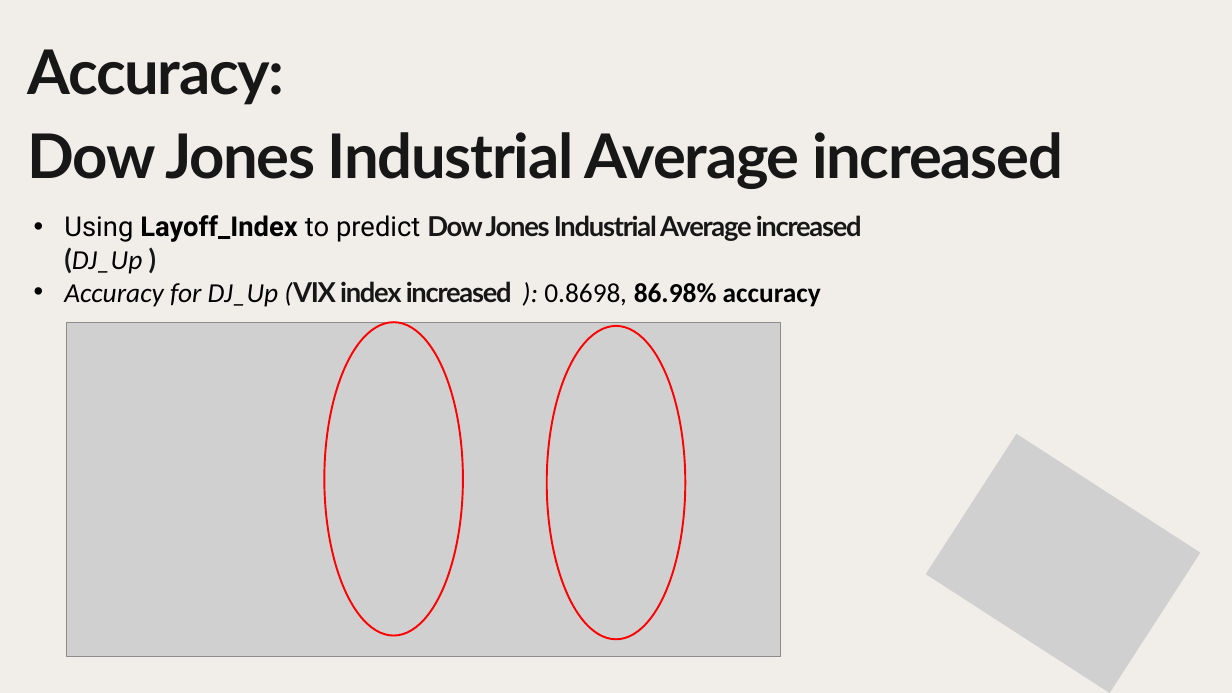
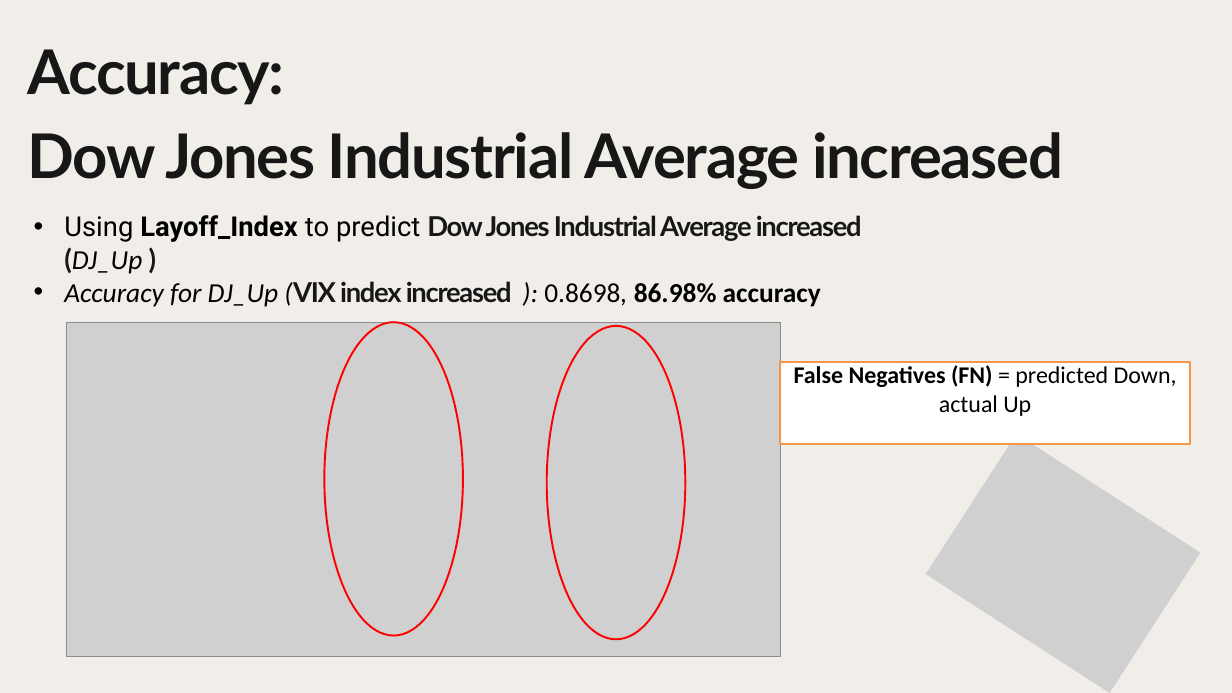
Before and after one commit to Alice-Jhang-spaces/Economic-Predictions-By-Layoffs, a slide deck: slide 9 of slide/Economic_by_layoffs.pptx (slide 14 before the commit). Drawn at 1232x693 pixels with LibreOffice and Linux fonts; fonts in the diff are those of the drawing; grey boxes stand for pictures. Boxes give left, top, right and bottom in pixels: in the first picture for what was removed or moved away, otherwise in the second. Text is boxed around its words. In the diff, an @@ line names an element or a change of style, - is before the commit and + after.

```diff
--- a/slide/Economic_by_layoffs.pptx
+++ b/slide/Economic_by_layoffs.pptx
@@ rectangle added at (780,362,1190,444), fill #FFFFFF, outline #F79646 2 pt, 28 pt, text #000000 @@
+False Negatives (FN) = predicted Down, actual Up
```
Also in this commit, not shown: 6 other slides changed, 1 slide added, 2 slides removed.
